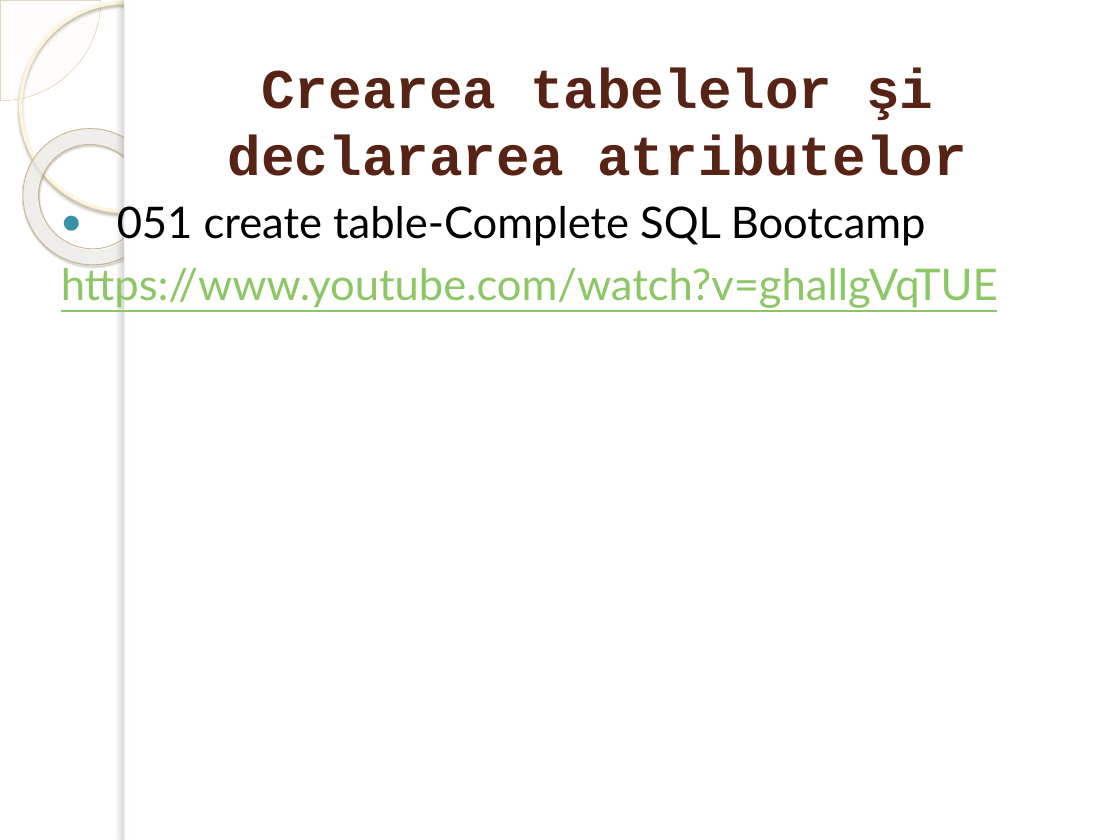
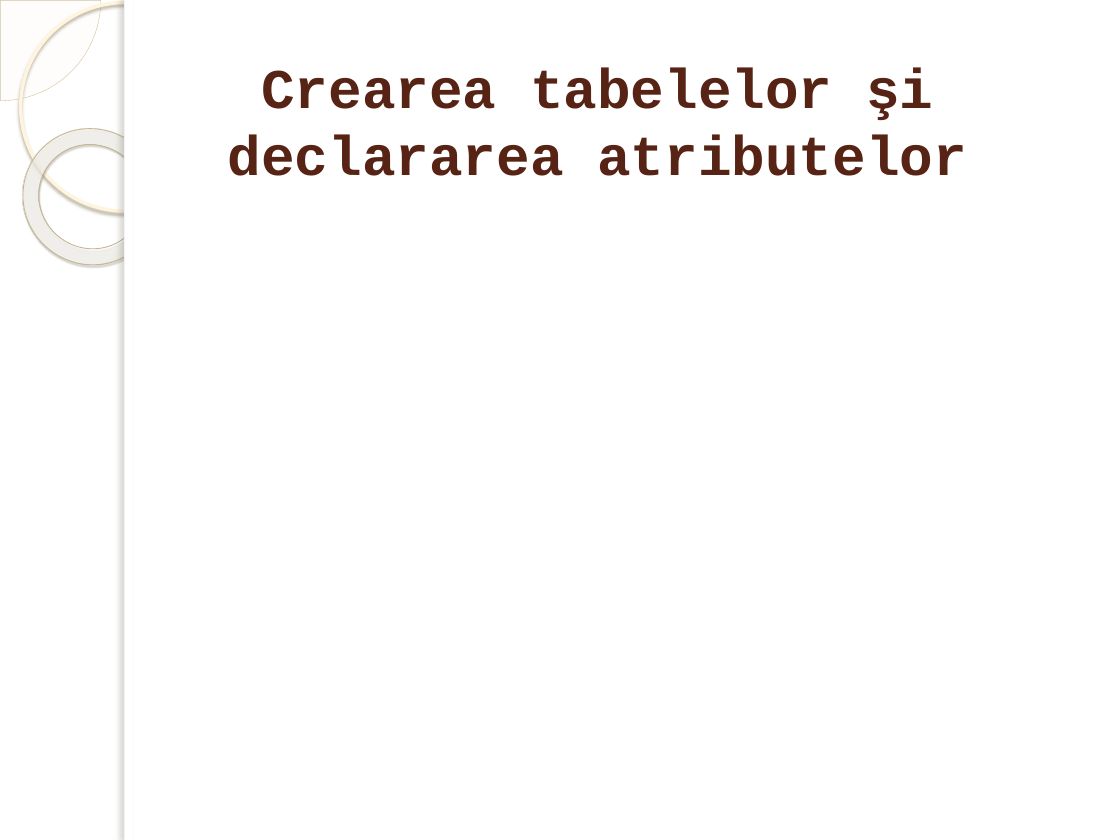
Before and after one commit to marinfotache/Baze-de-date-I, a slide deck: slide 16 of 10_SQL1_Crearea_BD_si_actualizare/10_SQL1_Crearea_BD_si_actualizare.pptx. Drawn at 1120x840 pixels with LibreOffice and Linux fonts; fonts in the diff are those of the drawing; background and template pictures are left out. Boxes give left, top, right and bottom in pixels: in the first picture for what was removed or moved away, otherwise in the second. Text is boxed around its words. In the diff, an @@ line names an element or a change of style, - is before the commit and + after.

```diff
--- a/10_SQL1_Crearea_BD_si_actualizare/10_SQL1_Crearea_BD_si_actualizare.pptx
+++ b/10_SQL1_Crearea_BD_si_actualizare/10_SQL1_Crearea_BD_si_actualizare.pptx
@@ text removed at bbox=[61, 206, 998, 308] @@
-● 051 create table-Complete SQL Bootcamp
-https://www.youtube.com/watch?v=ghallgVqTUE
```
Also in this commit, not shown: 8 other slides changed.
